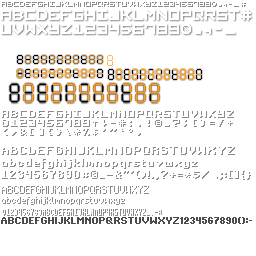
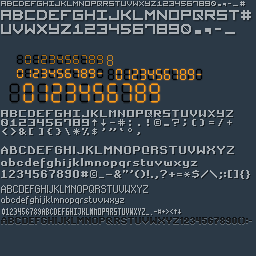
Comparing the layer stacks of the two 256 × 256 images. Changes:
painted on "Layer 8" over <box>162,209,181,214</box>
showed "Rectangle 1" over <box>0,0,256,256</box>
